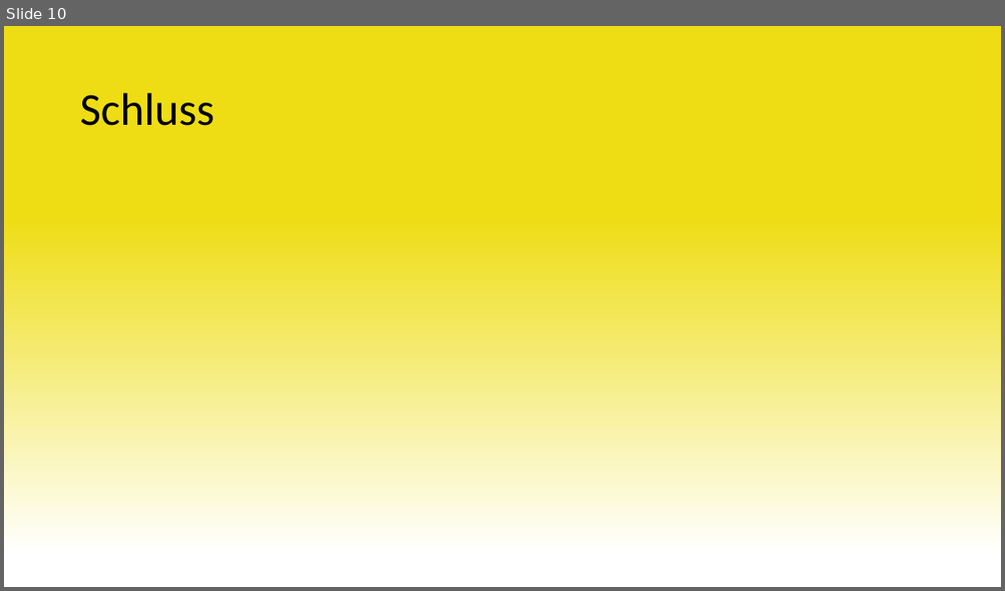
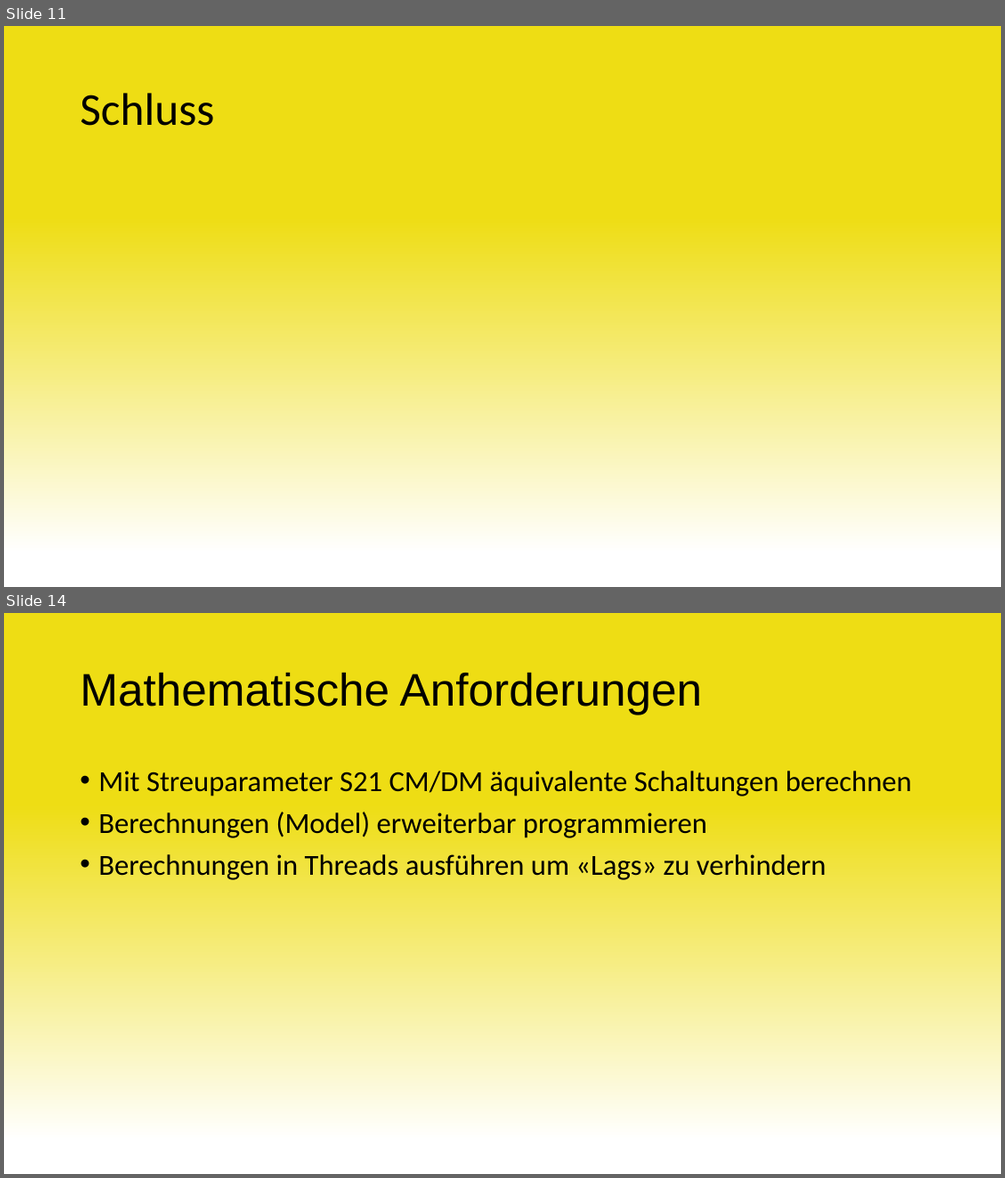
Before and after one commit to Swissmade41/EMI-Filter, a slide deck: Präsentation/Zwischenpräsentation.pptx. Shown one above the other, each under a label of ours: slide 10 before the commit, slides 11 and 14 after it; the slides between them are not shown. The pictures are 1005x591 and 1005x1178 pixels, drawn with LibreOffice and Linux fonts; fonts in the diff are those of the drawing. Boxes give left, top, right and bottom in pixels: in the first picture for what was removed or moved away, otherwise in the second. Text is boxed around its words. In the diff, an @@ line names an element or a change of style, - is before the commit and + after.

```diff
--- a/Präsentation/Zwischenpräsentation.pptx
+++ b/Präsentation/Zwischenpräsentation.pptx
@@ slide 14 added at (x1=4, y1=613, x2=1001, y2=1174), background gradient #FFFFFF to #EEDD14 @@
@@ title added at (x1=80, y1=672, x2=702, y2=714), 44 pt, text #000000 @@
+Mathematische Anforderungen
@@ text added at (x1=98, y1=771, x2=912, y2=880), 28 pt, text #000000 @@
+• Mit Streuparameter S21 CM/DM äquivalente Schaltungen berechnen
+• Berechnungen (Model) erweiterbar programmieren
+• Berechnungen in Threads ausführen um «Lags» zu verhindern
@@ what was slide 10 is now slide 11 @@
```
Also in this commit, not shown: 2 slides changed, 8 other slides added.
